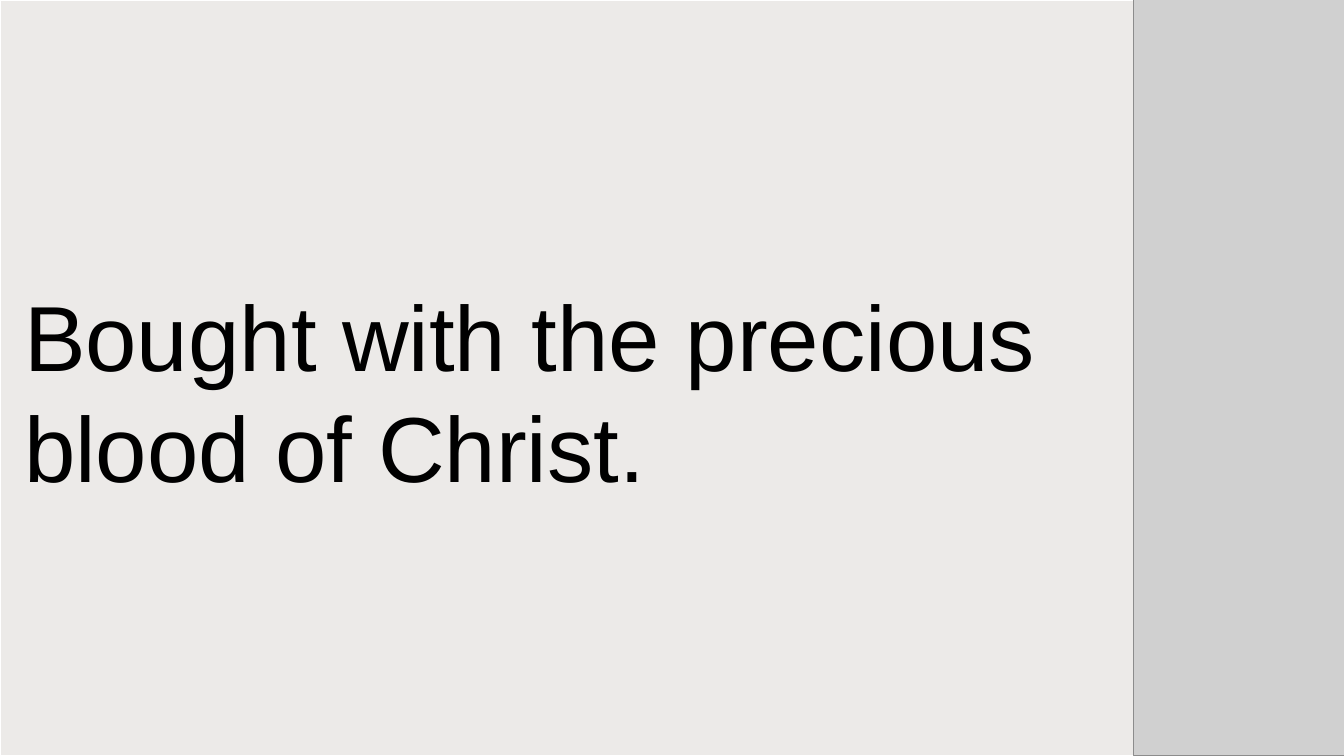
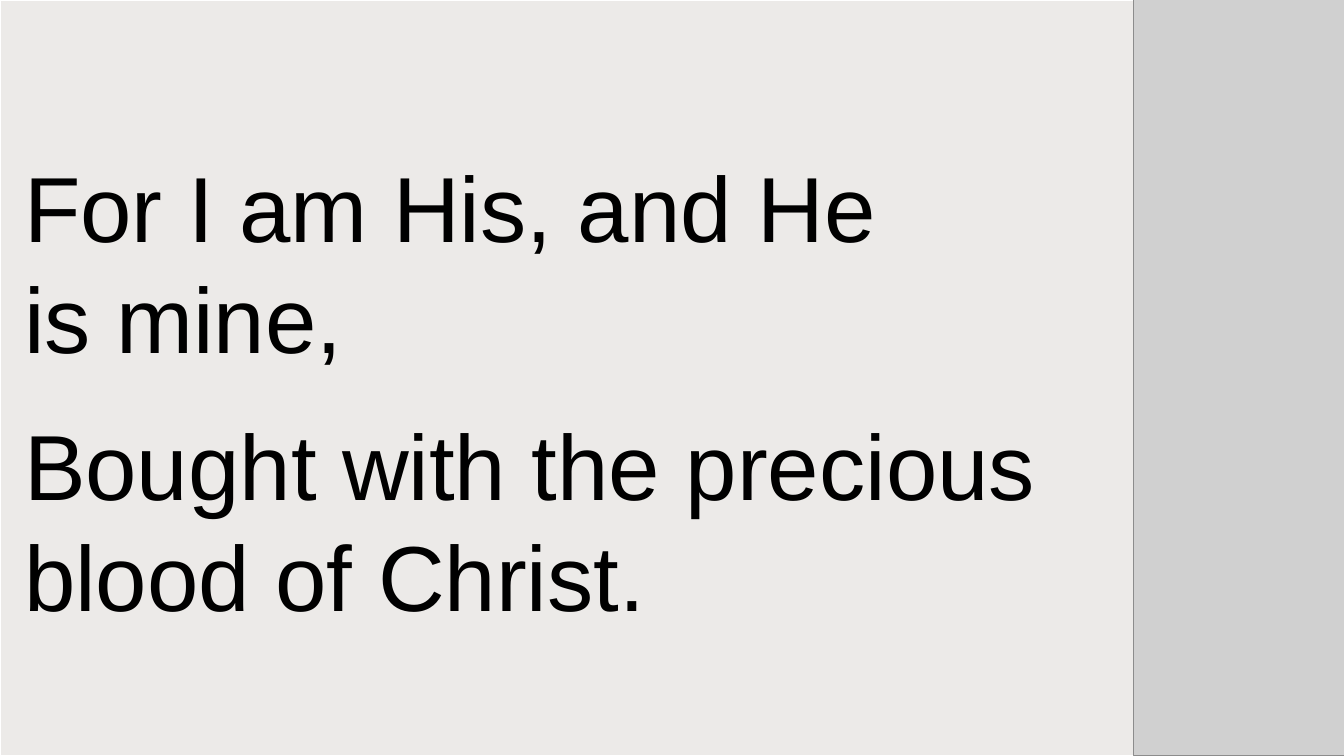
Before and after one commit to gwfrench164-collab/worship_slides, a slide deck: slide 115 of dev_out/decks/songs_test.pptx (slide 114 before the commit). Drawn at 1344x756 pixels with LibreOffice and Linux fonts; fonts in the diff are those of the drawing; grey boxes stand for pictures. Boxes give left, top, right and bottom in pixels: in the first picture for what was removed or moved away, otherwise in the second. Text is boxed around its words. In the diff, an @@ line names an element or a change of style, - is before the commit and + after.

```diff
--- a/dev_out/decks/songs_test.pptx
+++ b/dev_out/decks/songs_test.pptx
@@ text at (24,175,875,365): paragraphs added @@
+For I am His, and He
+is mine,
@@ text at (24,433,1035,517): more space between paragraphs @@
```
Also in this commit, not shown: 28 other slides changed, 8 slides added, 4 slides removed, 18 other files.
